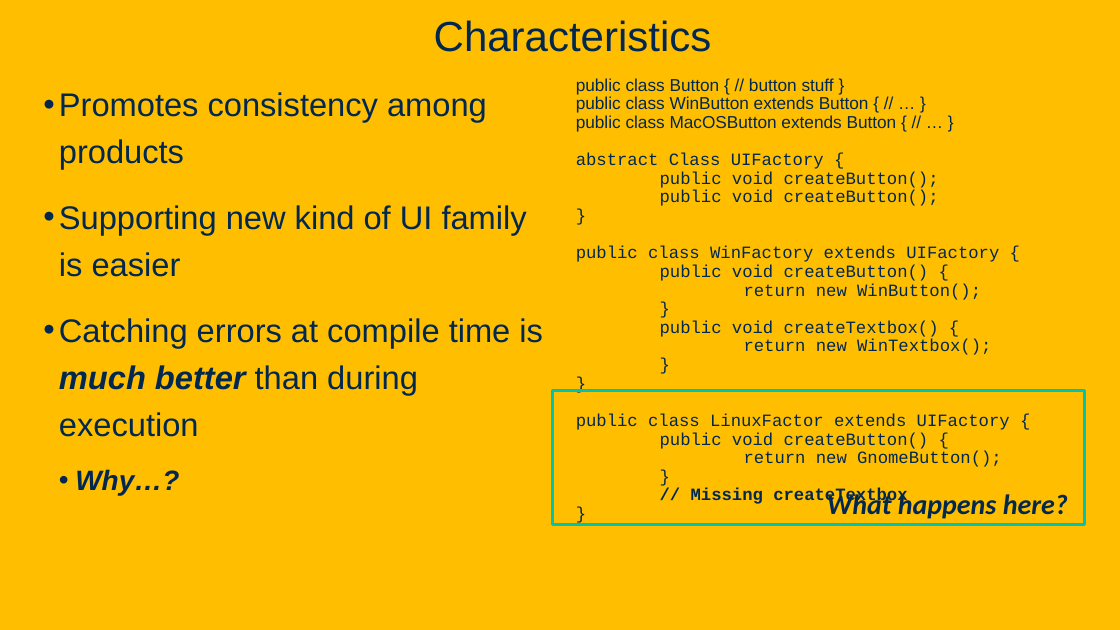
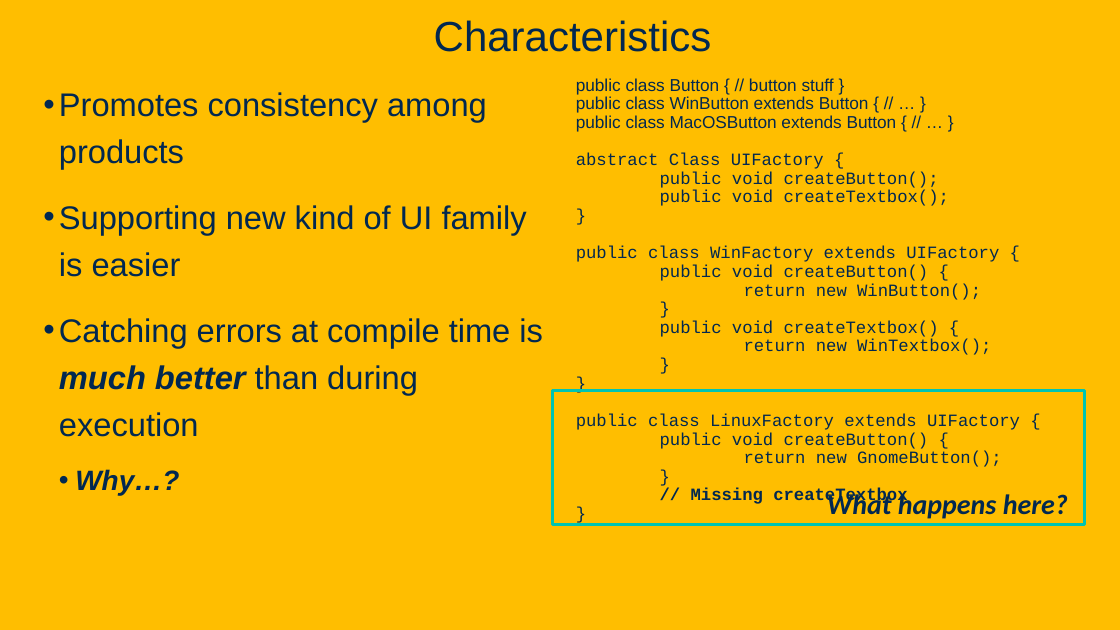
Before and after one commit to davsec-teaching/ECS160-Winter2025, a slide deck: slide 27 of slides/8_design_patterns.pptx (slide 26 before the commit). Drawn at 1120x630 pixels with LibreOffice and Linux fonts; fonts in the diff are those of the drawing; background and template pictures are left out. Boxes give left, top, right and bottom in pixels: in the first picture for what was removed or moved away, otherwise in the second. Text is boxed around its words. In the diff, an @@ line names an element or a change of style, - is before the commit and + after.

```diff
--- a/slides/8_design_patterns.pptx
+++ b/slides/8_design_patterns.pptx
@@ text at [660, 191, 949, 206]: text changed @@
-public void createButton();
+public void createTextbox();
@@ text at [576, 414, 1020, 430]: text changed @@
-public class LinuxFactor extends UIFactory {
+public class LinuxFactory extends UIFactory {
```
Also in this commit, not shown: 14 other slides changed, 17 slides added.
